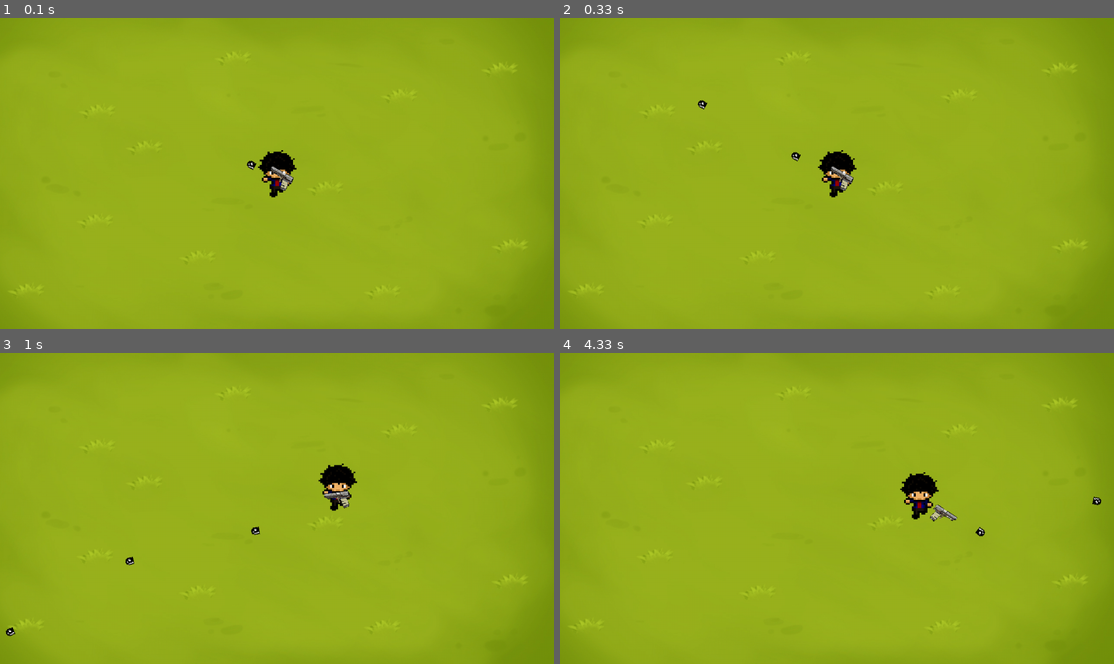
Above: before the commit, frames 1-4 (two rows, left to right).
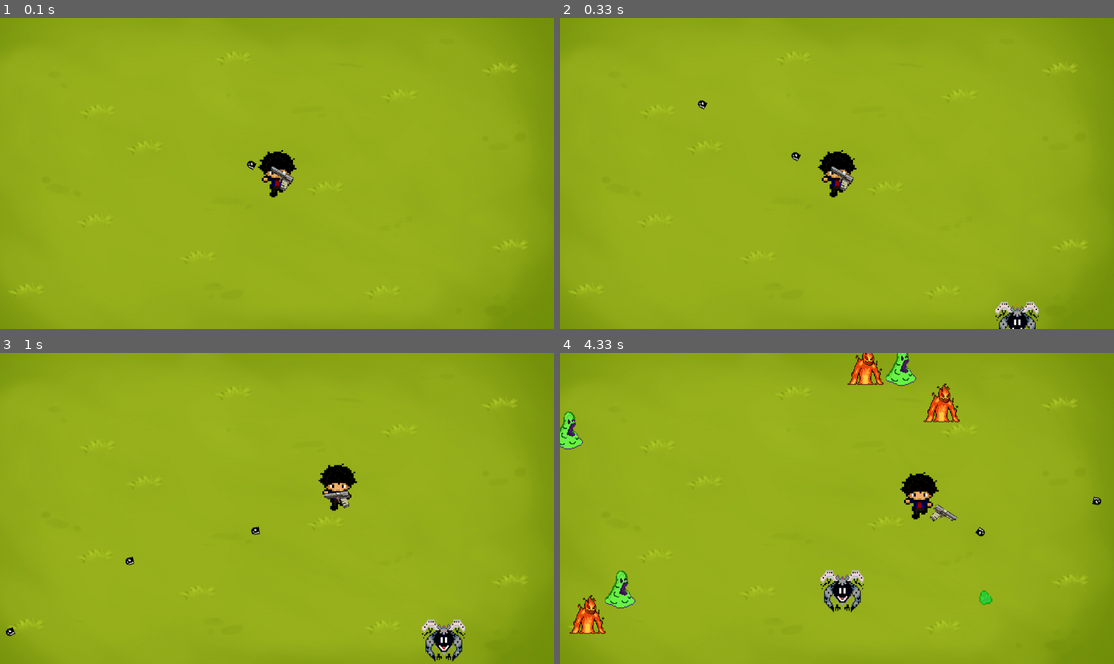
Above: after the commit, the same moments.

Repository: m13w/Legacy_of_Brok
Game: pygame game, started from pygame- game/main.py
Same seed, same stepped clock (60 frames per second), same inputs: the game is played once before the commit and once after it.
Inputs (mouse positions are in pixels of both pictures, inside the frame that each line leads up to):
- Up to frame 1 (0.1 s): no input
- Up to frame 2 (0.33 s): no input
- Up to frame 3 (1 s): hold D 0.33-0.8 s; move the mouse to (254, 520) at 0.37 s; hold W from 0.83 s (still down); move the mouse to (144, 511) at 0.87 s
- Up to frame 4 (4.33 s): release W at 1.13 s; hold D 1.17-1.63 s; move the mouse to (920, 399) at 1.2 s; hold A 1.67-2.2 s; move the mouse to (848, 402) at 1.7 s; hold S 2.23-2.53 s; move the mouse to (842, 539) at 2.27 s; hold A 2.57-2.97 s; move the mouse to (981, 558) at 2.6 s; hold W 3-3.37 s; move the mouse to (981, 480) at 3.03 s; hold D 3.4-4.03 s; move the mouse to (1036, 483) at 3.43 s; hold S from 4.07 s (still down); move the mouse to (1030, 570) at 4.1 s

Frame 1 is identical in both runs. In frame 2, 0.5% of the frame differs, in the area x 78-87%, y 91-100%; in frame 3, 0.7%; in frame 4, 3.2%, in the area x 0-79%, y 0-91%.

Commit message:
Crated bounds for player (window bounds)

Diff:
--- a/pygame- game/engine_init.py
+++ b/pygame- game/engine_init.py
@@ -4,6 +4,8 @@
 
 PLAYER_COL_RADIUS = 40
 ENEMY_COL_RADIUS = 40
+WINDOW_WIDTH = 1280
+WINDOW_HEIGHT = 720
 enemies = []
 active_items = []
 
@@ -42,6 +44,7 @@
         self.shoot_delay = 0.2
         self.gun_direction = pygame.Vector2(1, 0)
         self.level = 0
+        self.window_bounds = pygame.display.get_surface().get_rect() # Get window bounds
 
     def shoot(self, mouse_pos):
         if self.shoot_cooldown <= 0:
@@ -62,13 +65,13 @@
 
     def update(self, dt, keys, mouse_pos):
         #player movement
-        if keys[pygame.K_w]:
+        if keys[pygame.K_w] and self.rect.top > self.window_bounds.top:
             self.rect.y -= 300 * dt
-        if keys[pygame.K_s]:
+        if keys[pygame.K_s] and self.rect.bottom < self.window_bounds.bottom:
             self.rect.y += 300 * dt
-        if keys[pygame.K_a]:
+        if keys[pygame.K_a] and self.rect.left > self.window_bounds.left:
             self.rect.x -= 300 * dt
-        if keys[pygame.K_d]:
+        if keys[pygame.K_d] and self.rect.right < self.window_bounds.right:
             self.rect.x += 300 * dt
 
         self.gun_rect.center = self.rect.center + self.gun_offset
--- a/pygame- game/main.py
+++ b/pygame- game/main.py
@@ -6,6 +6,7 @@
 from load import background_image, player_image, enemy_images, reset_image, gun_image, projectile_image, drop_image
 import sys
 
+ENEMY_SPAWN_RATE = 0.02
 
 # pygame setup
 pygame.init()
@@ -39,6 +40,7 @@
         active_items = []
     player.collected_items = []  # Reset collected items
     player.level = 0  # Reset level
+    active_items.clear()
 
 
 #MAIN GAME LOOP
@@ -80,7 +82,7 @@
                 break
 
         # Spawn enemies from random edges
-        if random.random() < 0.00:  #SPAWN RATE
+        if random.random() < ENEMY_SPAWN_RATE:  #SPAWN RATE
             spawn_edge = random.choice(["top", "bottom", "left", "right"])
             if spawn_edge == "top":
                 spawn_point = pygame.Vector2(random.uniform(0, screen.get_width()), 0)
--- /dev/null
+++ b/pygame- game/tempCodeRunnerFile.py
@@ -0,0 +1,134 @@
+""" un brotato cu mecanici de upgrade de chicken invaders - main file by VladIfju and CiprianPopa"""
+import pygame
+import pygame.mask
+import random
+from engine_init import Crystal, Player, Enemy, active_items
+from load import background_image, player_image, enemy_images, reset_image, gun_image, projectile_image, drop_image
+import sys
+
+ENEMY_SPAWN_RATE = 0.02
+
+# pygame setup
+pygame.init()
+screen = pygame.display.set_mode((1280, 720))
+clock = pygame.time.Clock()
+running = True
+game_over = False
+dt = 0
+pygame.display.set_caption("Legacy of Brok")
+
+# Load your character image
+pygame.display.set_icon(player_image)
+font = pygame.font.Font(None, 64)
+
+# Resize the character image
+player_image = pygame.transform.scale(player_image, (90, 110))
+
+# button for reset UI
+reset_button_rect = reset_image.get_rect()
+reset_button_rect.center = (screen.get_width() / 2, screen.get_height() / 2 + 100)
+
+player = Player(player_image, (screen.get_width() / 2, screen.get_height() / 2))
+enemies = []
+
+def reset_game() -> None:
+    global game_over, player_pos, enemies, active_items
+    game_over = False
+    player_pos = pygame.Vector2(screen.get_width() / 2, screen.get_height() / 2)
+    enemies = []
+    if game_over:
+        active_items = []
+    player.collected_items = []  # Reset collected items
+    player.level = 0  # Reset level
+    active_items.clear()
+
+
+#MAIN GAME LOOP
+while running:
+    for event in pygame.event.get():
+        if event.type == pygame.QUIT:
+            running = False
+
+    mouse_pos = pygame.mouse.get_pos()
+
+    if not game_over:
+        screen.blit(background_image, (0, 0))  #DRAW BACKGROUND
+
+        keys = pygame.key.get_pressed()
+        player.update(dt, keys, mouse_pos=mouse_pos)
+        player.draw(screen)
+
+
+        # Detect and handle bullet-enemy collisions
+        for bullet in player.projectiles[:]:
+            bullet.update(dt)
+            for enemy in enemies[:]:
+                if bullet.rect.colliderect(enemy.rect):
+                    player.projectiles.remove(bullet)
+                    enemies.remove(enemy)
+                    enemy.kill()
+                    break
+
+        # Remove bullets and enemies when off-screen
+        for bullet in player.projectiles[:]:
+            if bullet.rect.left > screen.get_width() or bullet.rect.right < 0 or bullet.rect.top > screen.get_height() or bullet.rect.bottom < 0:
+                player.projectiles.remove(bullet)
+
+        #Colision test enemies
+        for enemy in enemies[:]:
+            enemy.update(dt, player)
+            if enemy.check_collision(player):
+                game_over = True
+                break
+
+        # Spawn enemies from random edges
+        if random.random() < 0.00:  #SPAWN RATE
+            spawn_edge = random.choice(["top", "bottom", "left", "right"])
+            if spawn_edge == "top":
+                spawn_point = pygame.Vector2(random.uniform(0, screen.get_width()), 0)
+            elif spawn_edge == "bottom":
+                spawn_point = pygame.Vector2(random.uniform(0, screen.get_width()), screen.get_height())
+            elif spawn_edge == "left":
+                spawn_point = pygame.Vector2(0, random.uniform(0, screen.get_height()))
+            else:
+                spawn_point = pygame.Vector2(screen.get_width(), random.uniform(0, screen.get_height()))
+
+            enemy_image = random.choice(enemy_images)
+            enemy = Enemy(enemy_image, spawn_point)
+            enemies.append(enemy)
+
+        for bullet in player.projectiles:
+            bullet.update(dt)
+
+            rotated_bullet = pygame.transform.rotate(bullet.image, -bullet.angle)  # Rotate bullet image
+            rotated_rect = rotated_bullet.get_rect(center=bullet.rect.center)
+            screen.blit(rotated_bullet, rotated_rect.topleft)
+
+        firing_point = player.rect.center + player.gun_offset.rotate(-player.gun_angle)
+
+        for enemy in enemies:
+            enemy.draw(screen)
+
+        for item in active_items[:]:
+            if isinstance(item, Crystal):
+                item.draw(screen)
+
+            item.draw(screen)
+
+    else:
+        game_over_text = font.render("Game Over", True, (255, 0, 0))
+        text_rect = game_over_text.get_rect(center=(screen.get_width() / 2, screen.get_height() / 2))
+        screen.blit(game_over_text, text_rect)
+        screen.blit(reset_image, reset_button_rect)
+        mouse_x, mouse_y = pygame.mouse.get_pos()
+        mouse_clicked = pygame.mouse.get_pressed()
+        if reset_button_rect.collidepoint(mouse_x, mouse_y) and mouse_clicked[0]:
+            reset_game()
+
+    # flip() the display to put your work on screen
+    pygame.display.flip()
+    # limits FPS to 60
+    dt = clock.tick(60) / 1000
+
+pygame.quit()
+sys.exit()
